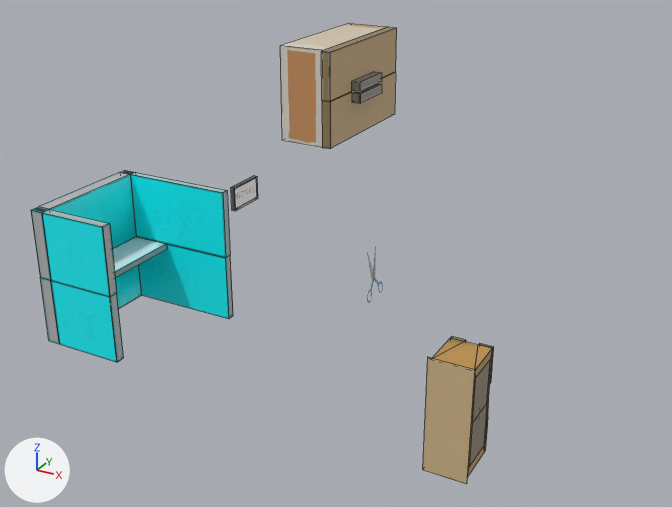
Renders of the FBX model Assets/Models/ModelosCenarioEObstaculos.fbx from each side of a commit.
Camera for both pictures: a 50 mm camera at (19.4, -34.6, 19.5) aimed at (1.4, -2.0, 3.1). Every picture has the same lights, and +X, +Y and +Z are marked at lower left. Mesh edges are drawn as thin lines on the coarser meshes.

Names of what the first picture shows: 'CabinetBig', 'CabinetSmall', 'Cubicle', 'WhiteboradSmall'.
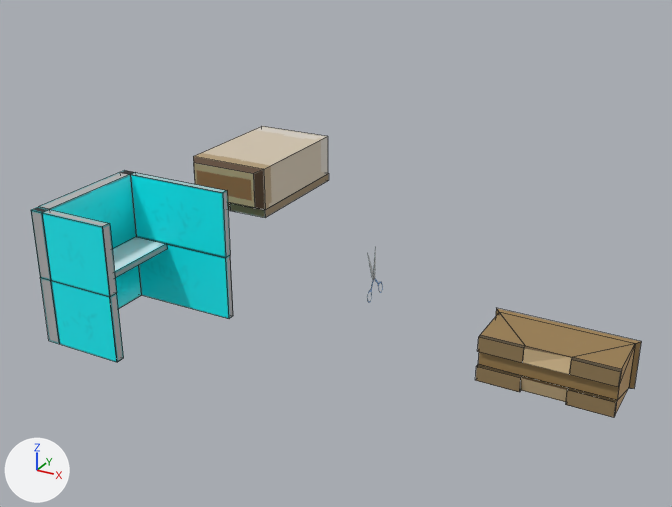
What changed in the scene script:
```text
Change me_cabinetsmall:
    where me_cabinetsmall.from_pydata(...)  # 46 vertices, 41 faces; spans x -1.28..1.08, y -1.4..1.4, z -3.24..3.24
    used by ob_cabinetsmall; location = (5.97, 2.49, -5.93)
    me_cabinetsmall part 1: the whole mesh is multiplied about the mesh origin by the matrix ((0.0, 0.0, -1.0), (0.0, -1.0, 0.0), (-1.0, 0.0, 0.0))
Change me_cabinetbig:
    where me_cabinetbig.from_pydata(...)  # 44 vertices, 31 faces; spans x -0.62..2.17, y -3.11..3.4, z -2.0..2.0
    used by ob_cabinetbig; location = (-0.38, 0.73, 9.97)
    me_cabinetbig part 2: the whole mesh is multiplied about the mesh origin by the matrix ((0.0, 0.0, -1.0), (0.0, -1.0, 0.0), (-1.0, 0.0, 0.0))
Change ob_cabinetsmall:
    ob_cabinetsmall.location: (5.97, 2.49, -5.93) -> (10.75, 0.73, -1.15)
Change ob_cabinetbig:
    ob_cabinetbig.location: (-0.38, 0.73, 9.97) -> (-5.15, 2.49, 5.2)
```

Boxes [x1, y1, x2, y2] around the edits, measured in the pictures (672 x 507 px):
'CabinetBig', reshaped, moved (16% wider, 27% shorter): before [280, 23, 397, 149]; after [193, 126, 329, 218]
'CabinetSmall', reshaped, moved (132% wider, 26% shorter): before [423, 336, 494, 484]; after [475, 308, 641, 418]
